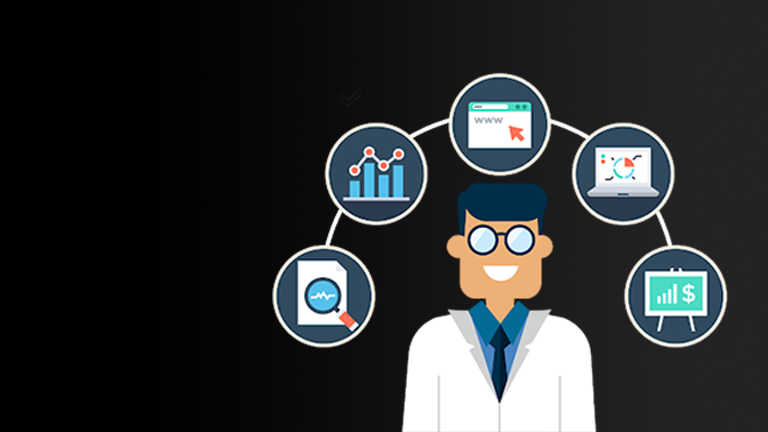
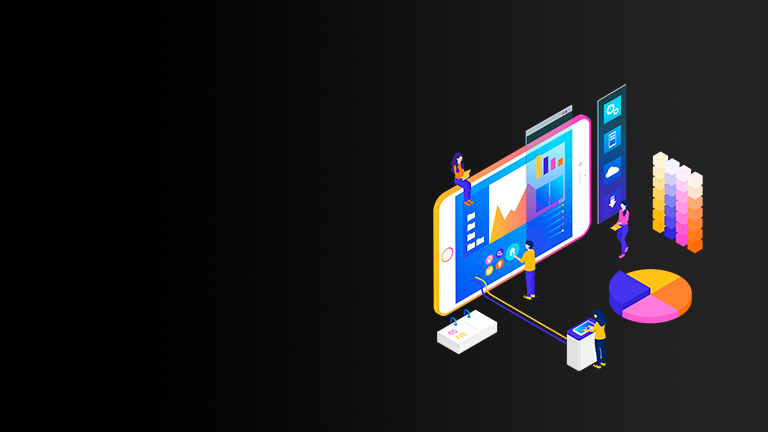
Layered file, before and after one edit (768px x 432px). Changes by layer:
removed layer "Camada 2" over <box>272,72,729,432</box>
added layer "banner_principal2" above "Camada 1" over <box>433,84,703,371</box>
